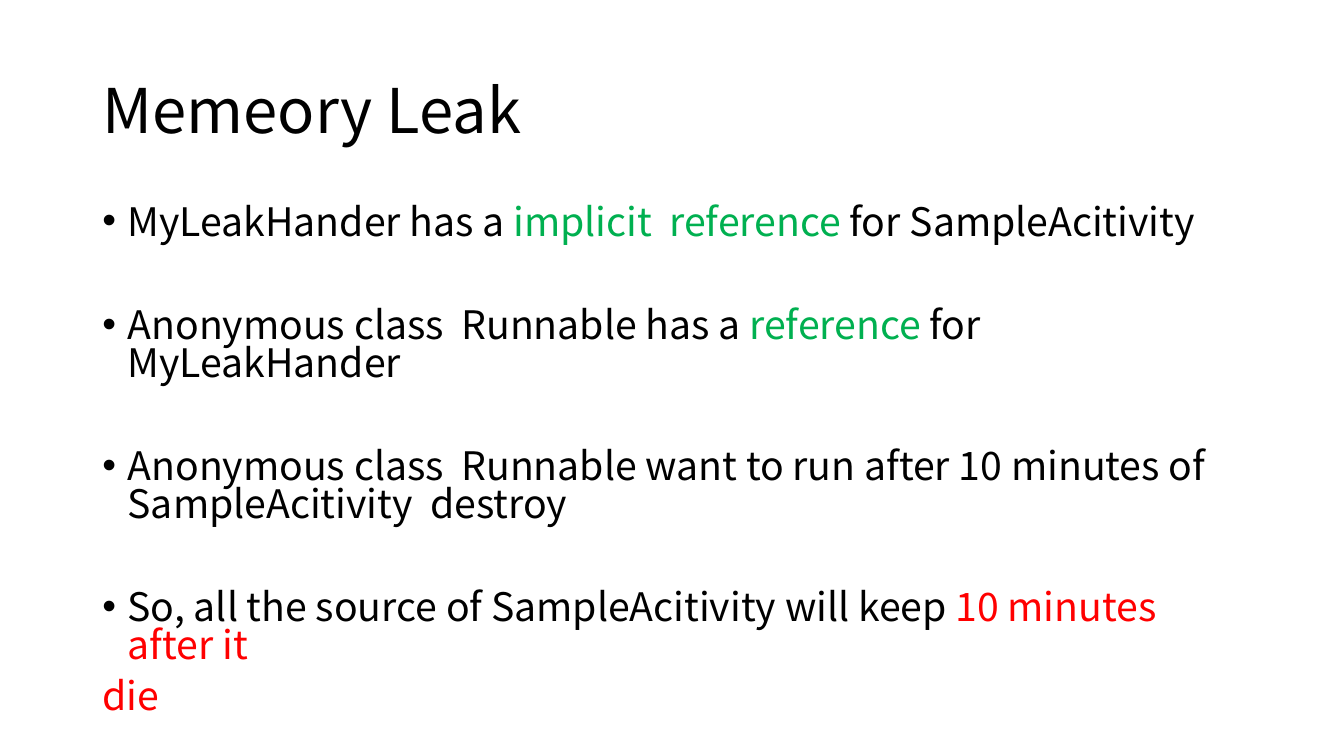
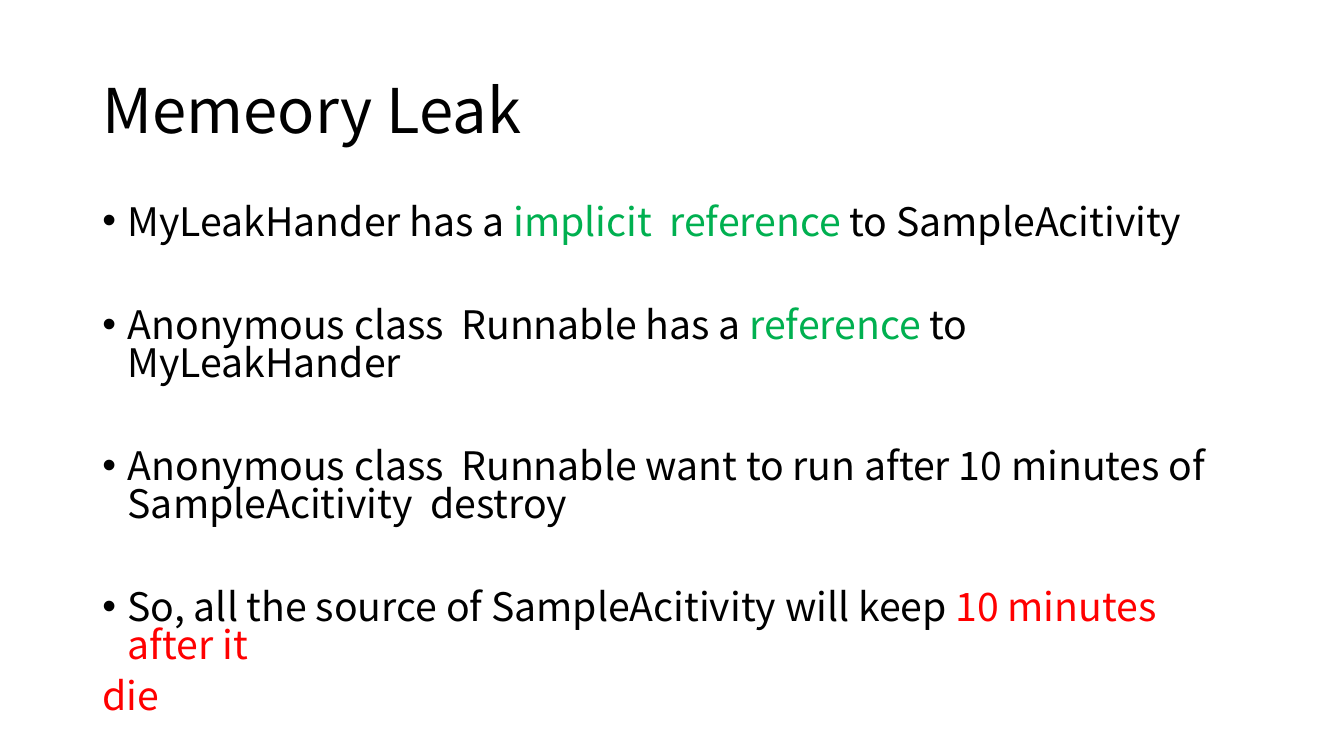
Before and after one commit to djuanbei/18Android1, a slide deck: slide 4 of ppt/memory leaks.pptx. Drawn at 1344x756 pixels with LibreOffice and Linux fonts; fonts in the diff are those of the drawing. Boxes give left, top, right and bottom in pixels: in the first picture for what was removed or moved away, otherwise in the second. Text is boxed around its words. In the diff, an @@ line names an element or a change of style, - is before the commit and + after.

Commit message:
ok

```diff
--- a/ppt/memory leaks.pptx
+++ b/ppt/memory leaks.pptx
@@ text at box(128, 204, 1181, 386): text changed @@
-• MyLeakHander has a implicit reference for SampleAcitivity
-• Anonymous class Runnable has a reference for MyLeakHander
+• MyLeakHander has a implicit reference to SampleAcitivity
+• Anonymous class Runnable has a reference to MyLeakHander
```
